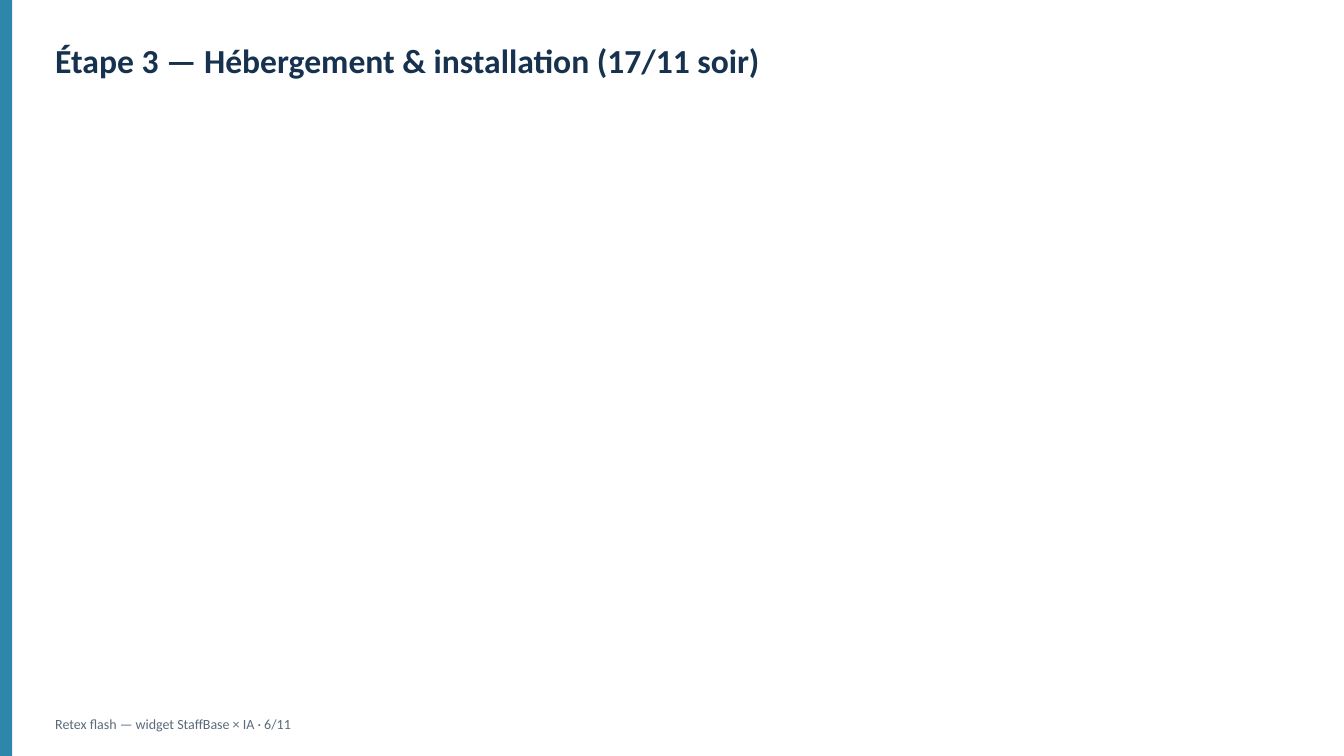
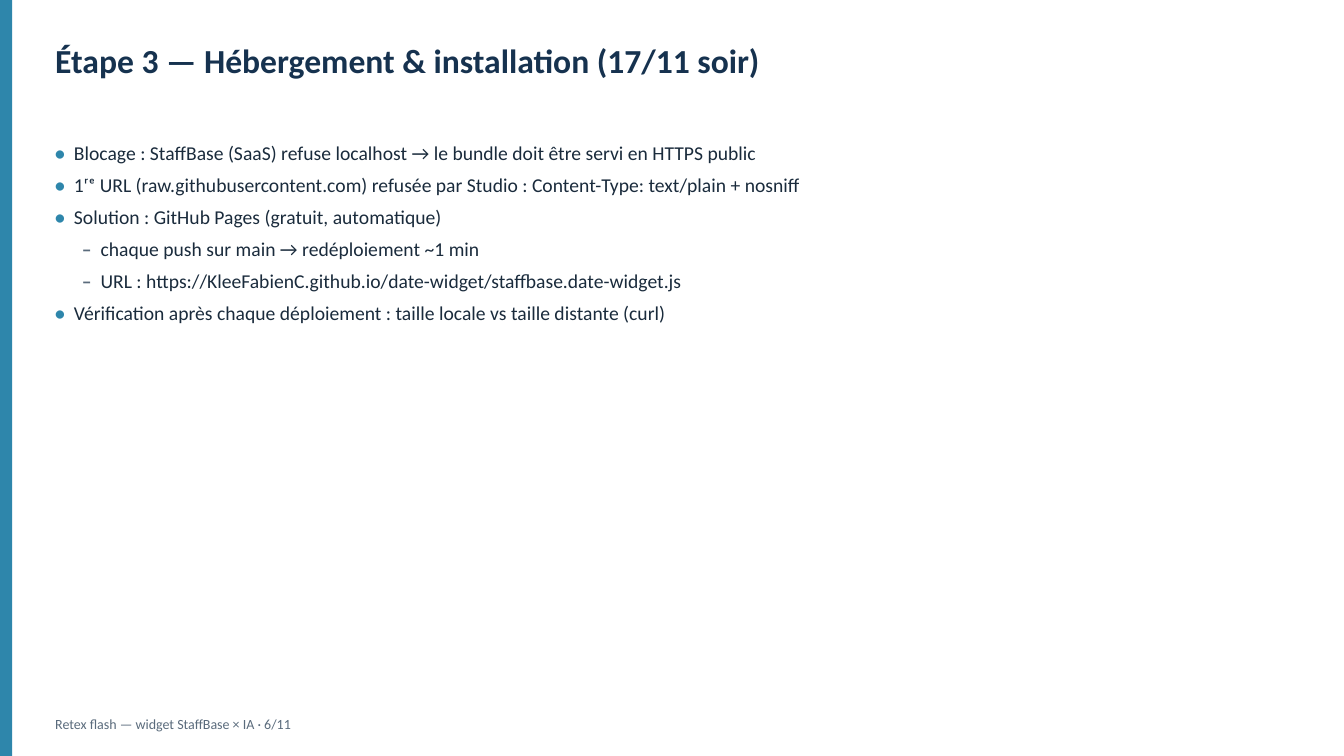
Before and after one commit to KleeFabienC/date-widget, a slide deck: slide 6 of Retex_Flash_Widget_Date_IA.pptx. Drawn at 1344x756 pixels with LibreOffice and Linux fonts; fonts in the diff are those of the drawing. Boxes give left, top, right and bottom in pixels: in the first picture for what was removed or moved away, otherwise in the second. Text is boxed around its words. In the diff, an @@ line names an element or a change of style, - is before the commit and + after.

```diff
--- a/Retex_Flash_Widget_Date_IA.pptx
+++ b/Retex_Flash_Widget_Date_IA.pptx
@@ text added at (x1=74, y1=146, x2=800, y2=323), 14 pt, text #1A2B3C @@
+• Blocage : StaffBase (SaaS) refuse localhost → le bundle doit être servi en HTTPS public
+• 1ʳᵉ URL (raw.githubusercontent.com) refusée par Studio : Content-Type: text/plain + nosniff
+• Solution : GitHub Pages (gratuit, automatique)
+– chaque push sur main → redéploiement ~1 min
+– URL : https://KleeFabienC.github.io/date-widget/staffbase.date-widget.js
+• Vérification après chaque déploiement : taille locale vs taille distante (curl)
```
Also in this commit, not shown: 1 other slide changed, 2 other files.
